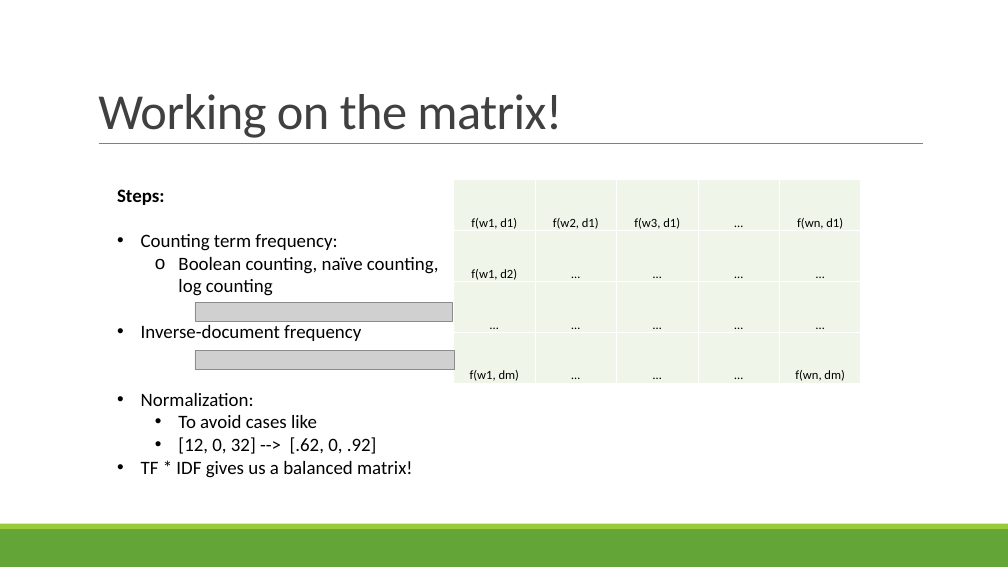
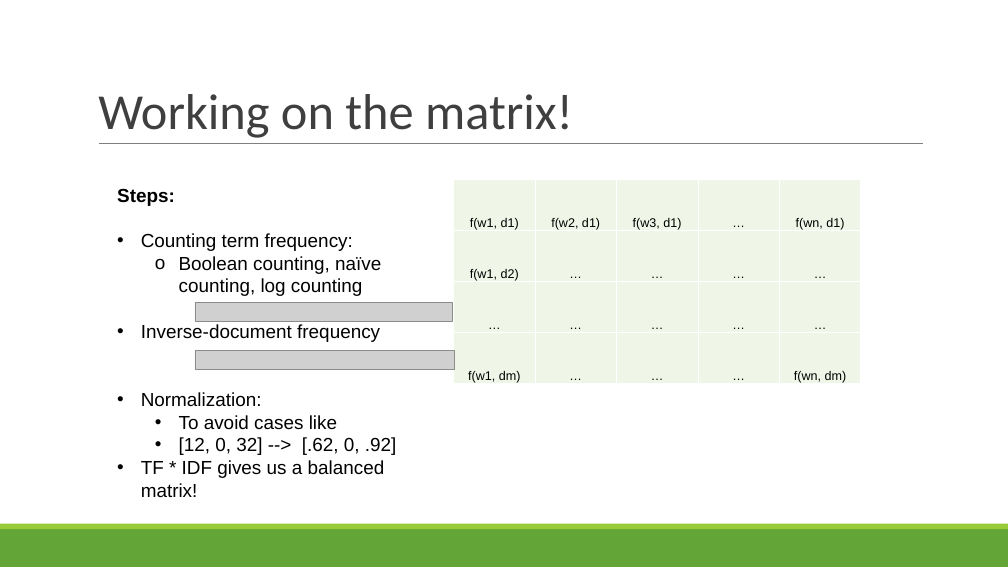
Before and after one commit to LinghanX/Project_Veritas, a slide deck: slide 10 of presentations/FakeNews_Final.pptx. Drawn at 1008x567 pixels with LibreOffice and Linux fonts; fonts in the diff are those of the drawing; grey boxes stand for pictures. Boxes give left, top, right and bottom in pixels: in the first picture for what was removed or moved away, otherwise in the second. Text is boxed around its words. In the diff, an @@ line names an element or a change of style, - is before the commit and + after.

```diff
--- a/presentations/FakeNews_Final.pptx
+++ b/presentations/FakeNews_Final.pptx
@@ title "Working on the matrix!" at (x1=98, y1=94, x2=573, y2=138): text colour #404040 to #3F3F3F, letter spacing -0.5 to 0 pt; indent changed @@
@@ text "Steps:" at (x1=117, y1=188, x2=396, y2=497): font Calibri to Arial @@
@@ table at (x1=454, y1=180, x2=862, y2=428) @@
@@ fill #EFF6E8 to #EFF6E7 in 20 cells @@
@@ font Calibri to Arial @@
```
Also in this commit, not shown: 13 other slides changed, 1 slide added.
